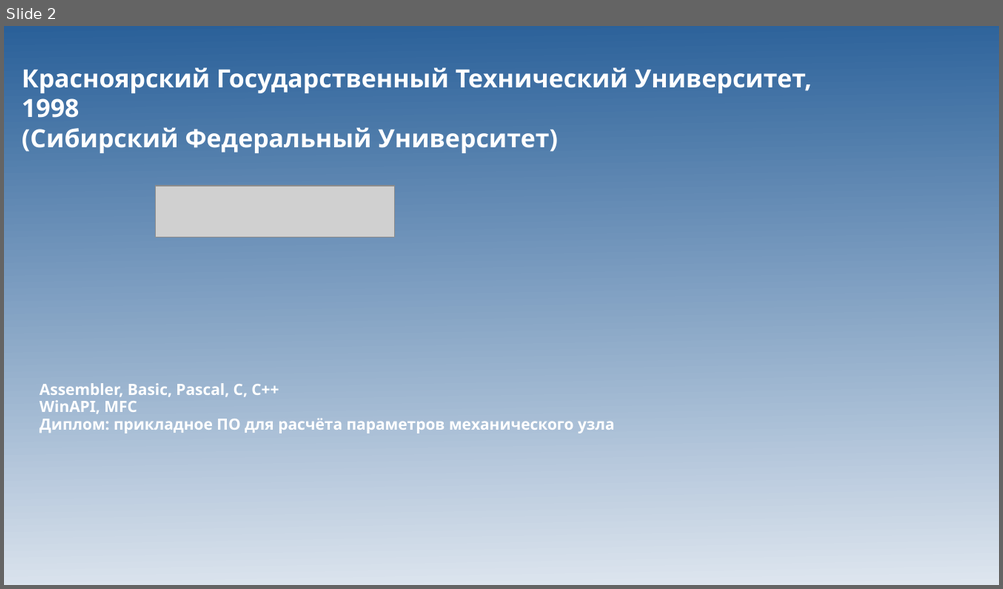
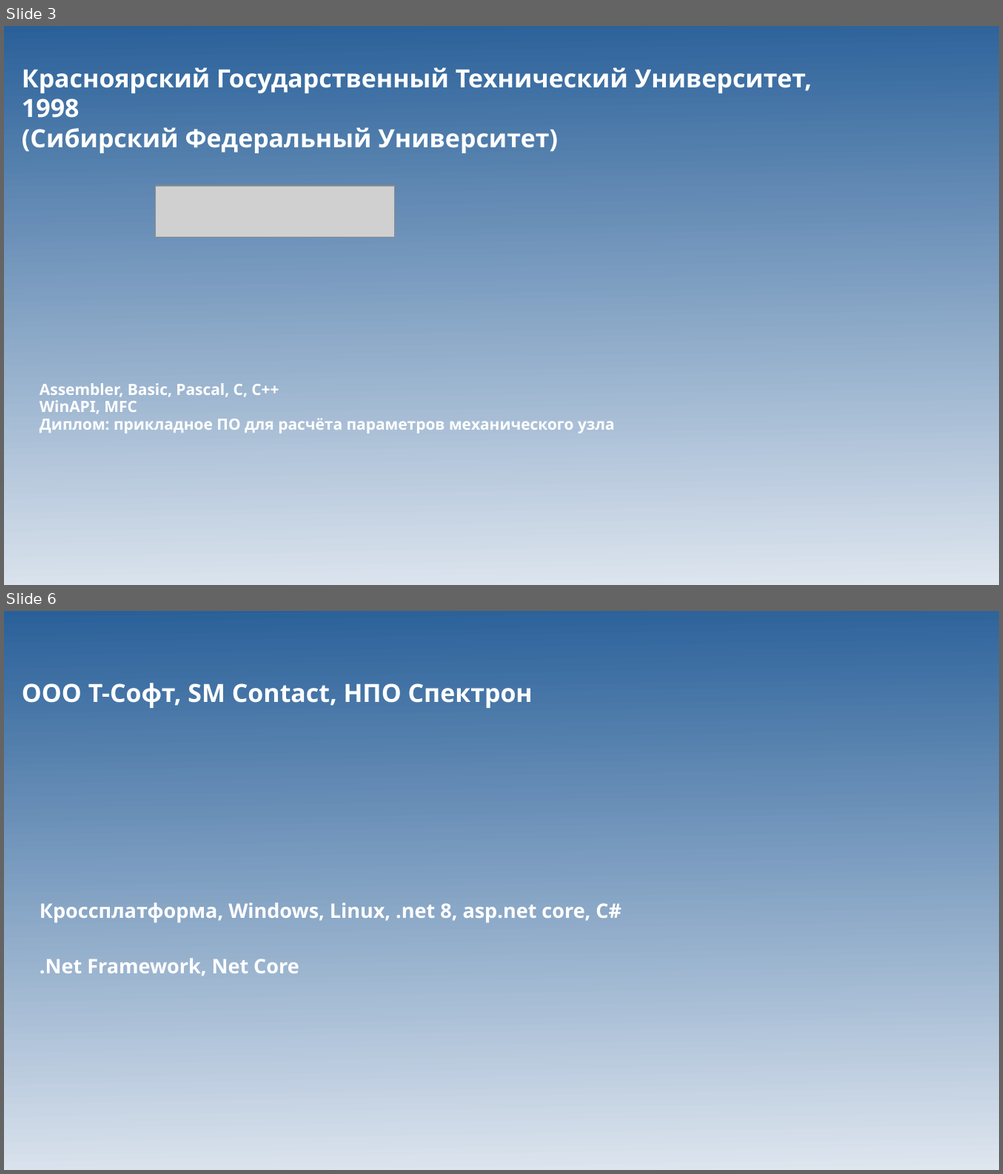
Before and after one commit to taker1974/tk-resume, a slide deck: SelfPresenting-Terskikh-KN-Java.odp. Shown one above the other, each under a label of ours: slide 2 before the commit, slides 3 and 6 after it; the slides between them are not shown. The pictures are 1003x589 and 1003x1174 pixels, drawn with LibreOffice and Linux fonts; fonts in the diff are those of the drawing; grey boxes stand for pictures. Boxes give left, top, right and bottom in pixels: in the first picture for what was removed or moved away, otherwise in the second. Text is boxed around its words. In the diff, an @@ line names an element or a change of style, - is before the commit and + after.

```diff
--- a/SelfPresenting-Terskikh-KN-Java.odp
+++ b/SelfPresenting-Terskikh-KN-Java.odp
@@ slide 6 added at bbox=[4, 611, 999, 1170], background gradient #2A6099 to #DEE6EF @@
@@ title added at bbox=[22, 683, 532, 708], 20 pt, text #FFFFFF, bold @@
+ООО Т-Софт, SM Contact, НПО Спектрон
@@ subtitle added at bbox=[40, 903, 621, 977], 16 pt, text #FFFFFF, bold @@
+Кроссплатформа, Windows, Linux, .net 8, asp.net core, C#
+.Net Framework, Net Core
@@ what was slide 2 is now slide 3 @@
```
Also in this commit, not shown: 1 slide changed, 3 other slides added, 18 other files.
